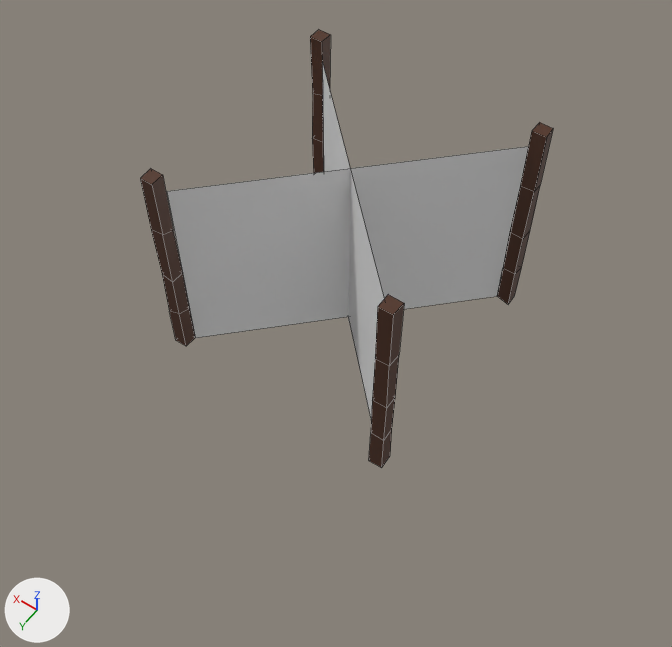
The FBX model Assets/Meshes/Level Objects/web.fbx: old version first, new version second.
One viewpoint serves both versions: a camera (50 mm lens) standing at (-8.3, 12.2, 16.1) and looking at (-0.16, 0.8, -1.81). Arrows for +X, +Y and +Z are at lower left; the lights stay in place. Mesh edges are drawn as thin lines. Where no turn or scale is listed for an object, it has been applied to the vertices.

In view in the first picture: 'web.000', 'web.001'.
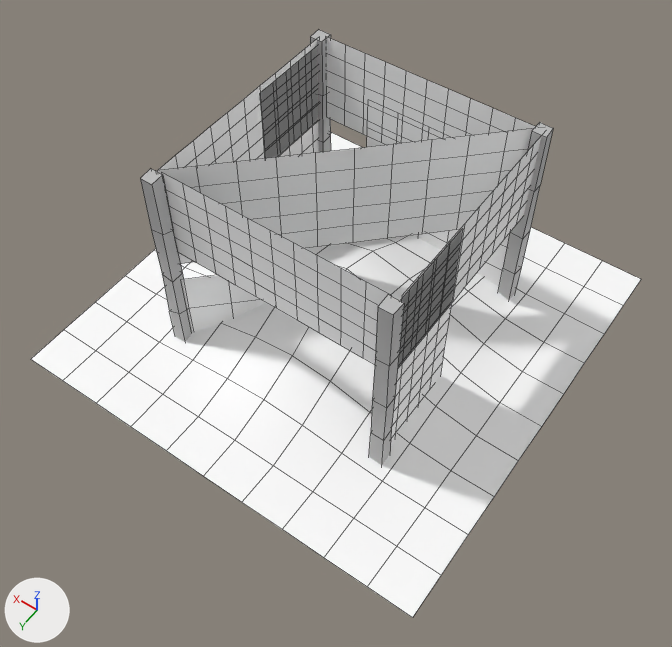
Boxes (x1, y1, x2, y2) around the edits, measured in the pictures (672 x 647 px):
'option4', added: after (31, 36, 641, 618)
'web.001', deleted: before (167, 61, 529, 418)
'web.000', recoloured (brown to grey): (140, 30, 553, 468) in both

The change in detail:
Material 'lambert12' (mat_lambert12) is new.
Its base color is (0.5, 0.5, 0.5) (grey #bcbcbc).
Material 'lambert13' (mat_lambert13) is new.
Its base color is (1.0, 1.0, 1.0) (white #ffffff).
me_plane_000 has 80 vertices, 68 faces and spans x -3.1..3.09, y -3.07..3.13, z -2.53..3.07.
me_plane_000 no longer uses material mat_wood (brown #4e2c18).
me_plane_000 now uses material mat_lambert12 (grey #bcbcbc).
Mesh me_mesh is new.
It has 643 vertices, 492 faces and spans x -5.55..5.55, y -5.55..5.55, z -4.34..4.33.
It uses material mat_lambert13 (white #ffffff).
Object 'web.001' (ob_web_001) is deleted.
Object 'option4' (ob_option4) is new; it shows me_mesh.
Its location is (0.03, 0.09, -1.27).
